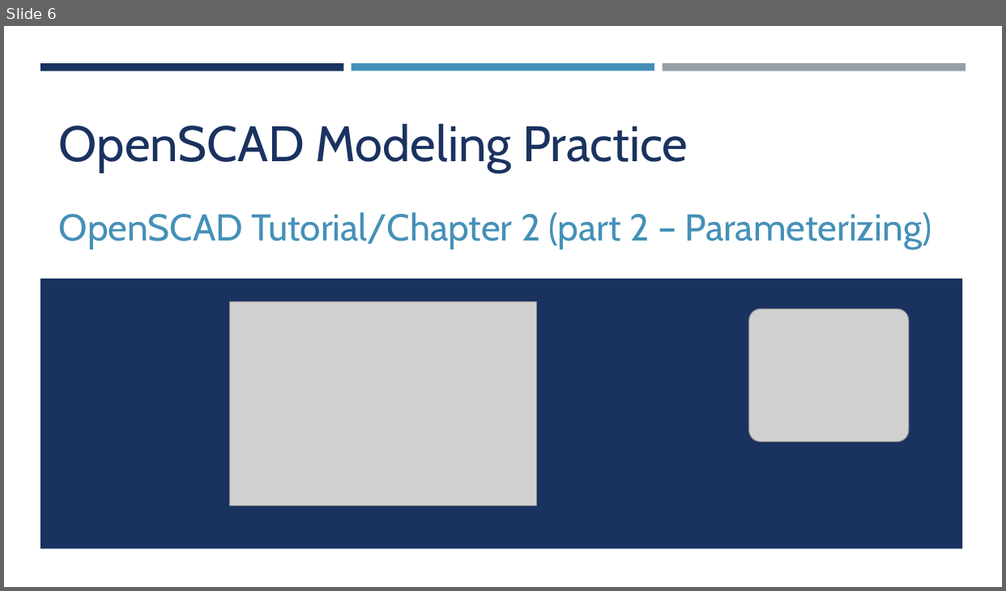
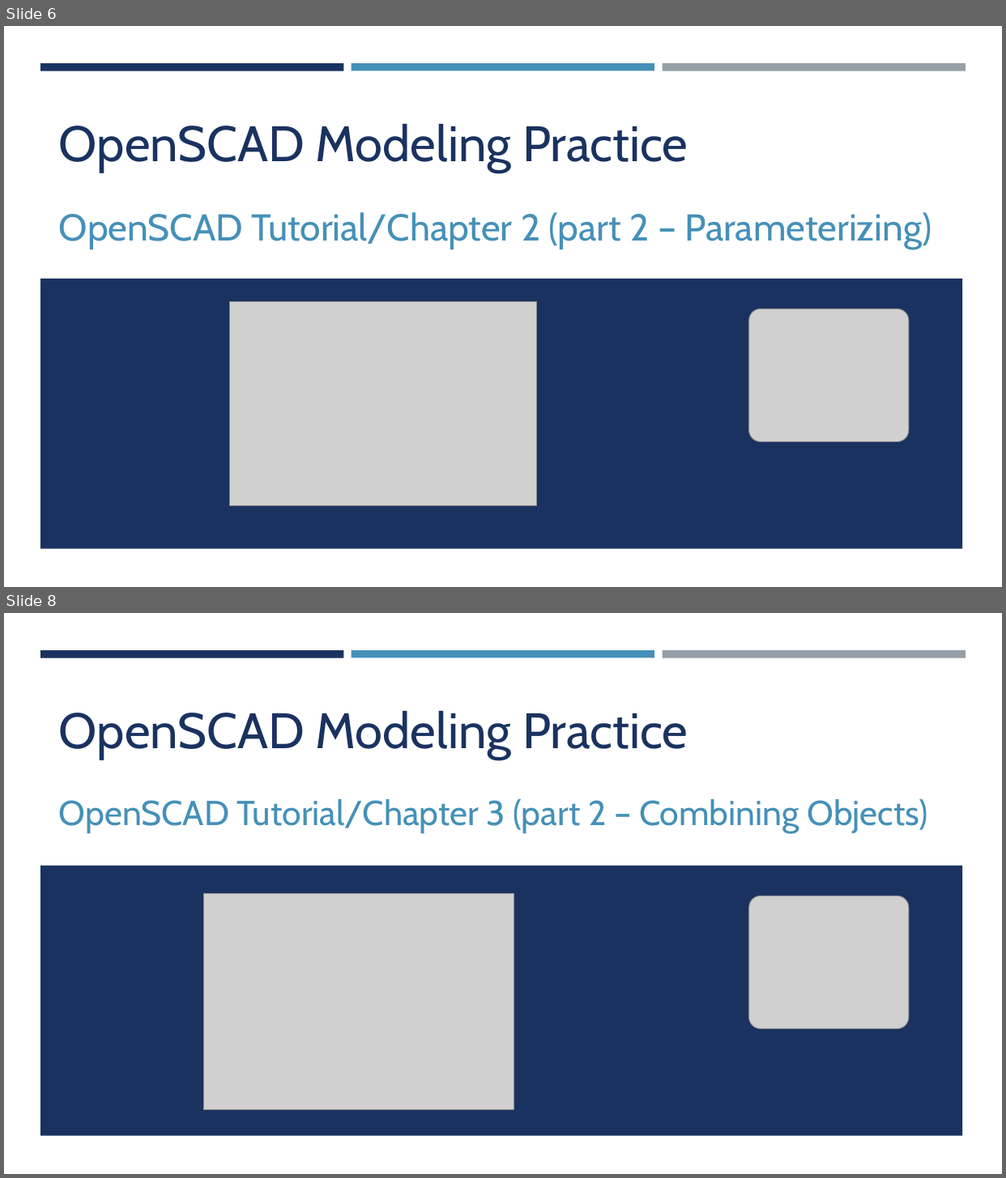
Before and after one commit to yasenstar/openscad, a slide deck: OpenSCAD.pptx. Shown one above the other, each under a label of ours: slide 6 before the commit, slides 6 and 8 after it; the slides between them are not shown. The pictures are 1006x591 and 1006x1178 pixels, drawn with LibreOffice and Linux fonts; fonts in the diff are those of the drawing; grey boxes stand for pictures. Boxes give left, top, right and bottom in pixels: in the first picture for what was removed or moved away, otherwise in the second. Text is boxed around its words. In the diff, an @@ line names an element or a change of style, - is before the commit and + after.

Commit message:
add chapter2 part2 model

```diff
--- a/OpenSCAD.pptx
+++ b/OpenSCAD.pptx
@@ slide 8 added at <box>4,613,1002,1174</box>, background #FFFFFF; not listed: 4 template elements that a slide beside it also shows @@
@@ title added at <box>59,710,688,760</box>, 48 pt, text #1A3260 @@
+OpenSCAD Modeling Practice
@@ subtitle added at <box>59,799,927,833</box>, 33.3 pt, text #4590B8 @@
+OpenSCAD Tutorial/Chapter 3 (part 2 – Combining Objects)
@@ picture added at <box>203,894,513,1110</box> @@
@@ picture added at <box>749,896,908,1029</box> @@
```
Also in this commit, not shown: 1 other slide added, 2 other files.
